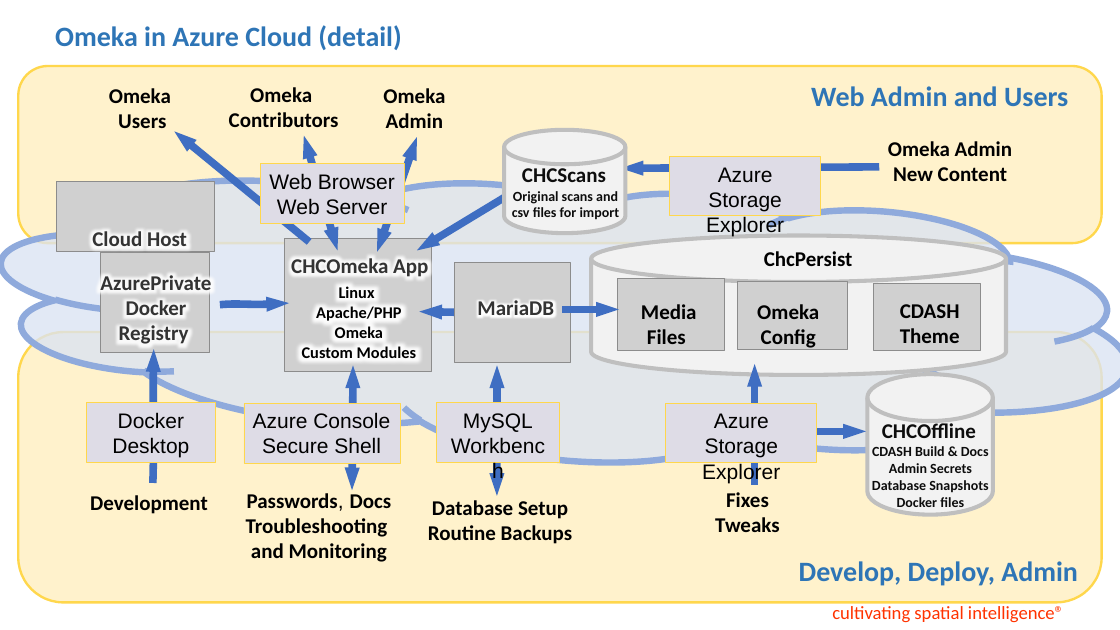
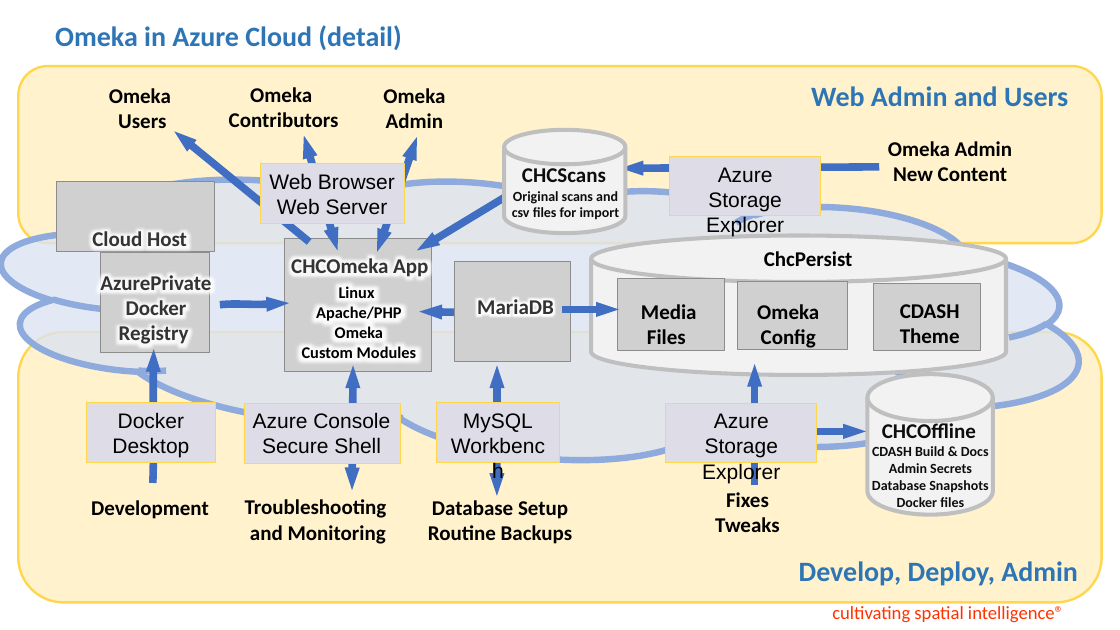
Before and after one commit to C-Dash/Documentation, a slide deck: slide 25 of slideshow/CDashSlideshow_20230109.pptx. Drawn at 1120x630 pixels with LibreOffice and Linux fonts; fonts in the diff are those of the drawing; grey boxes stand for pictures; background and template pictures are left out. Boxes give left, top, right and bottom in pixels: in the first picture for what was removed or moved away, otherwise in the second. Text is boxed around its words. In the diff, an @@ line names an element or a change of style, - is before the commit and + after.

```diff
--- a/slideshow/CDashSlideshow_20230109.pptx
+++ b/slideshow/CDashSlideshow_20230109.pptx
@@ cloud: place and size @@
-cloud at (0,133,1120,508)
+cloud at (0,133,1091,505)
@@ text "Development": place and size @@
-text "Development" at (90,495,208,514)
+text "Development" at (91,500,209,519)
@@ text at (245,499,387,518): text changed @@
-Passwords, Docs
-Troubleshooting
+Troubleshooting
```
Also in this commit, not shown: 16 other slides changed, 3 other files.
